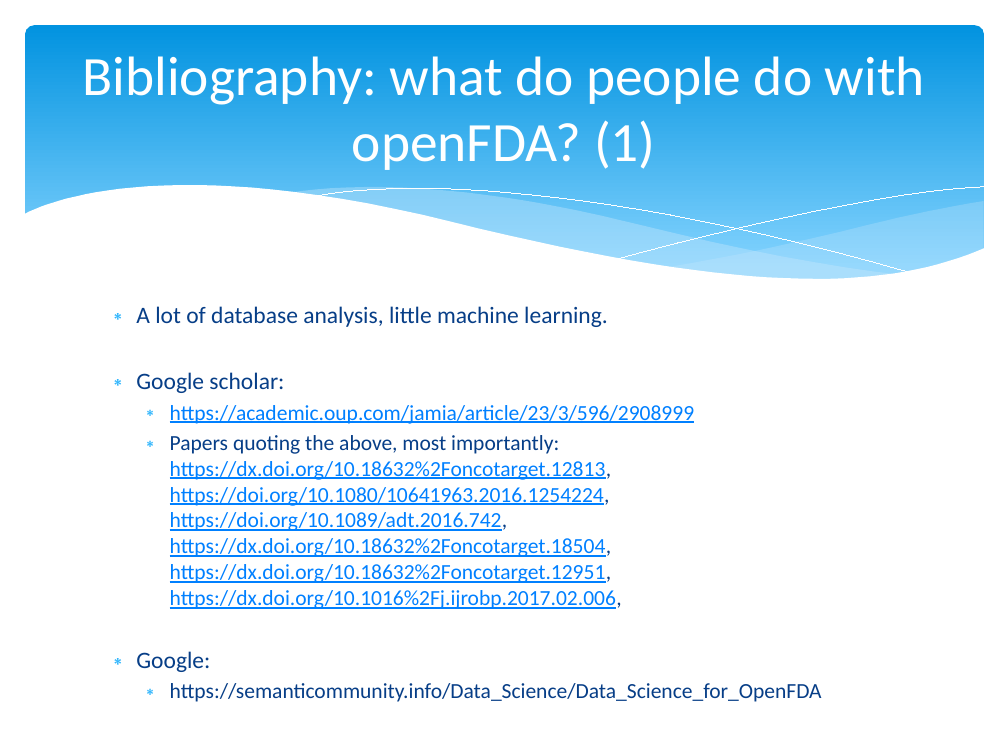
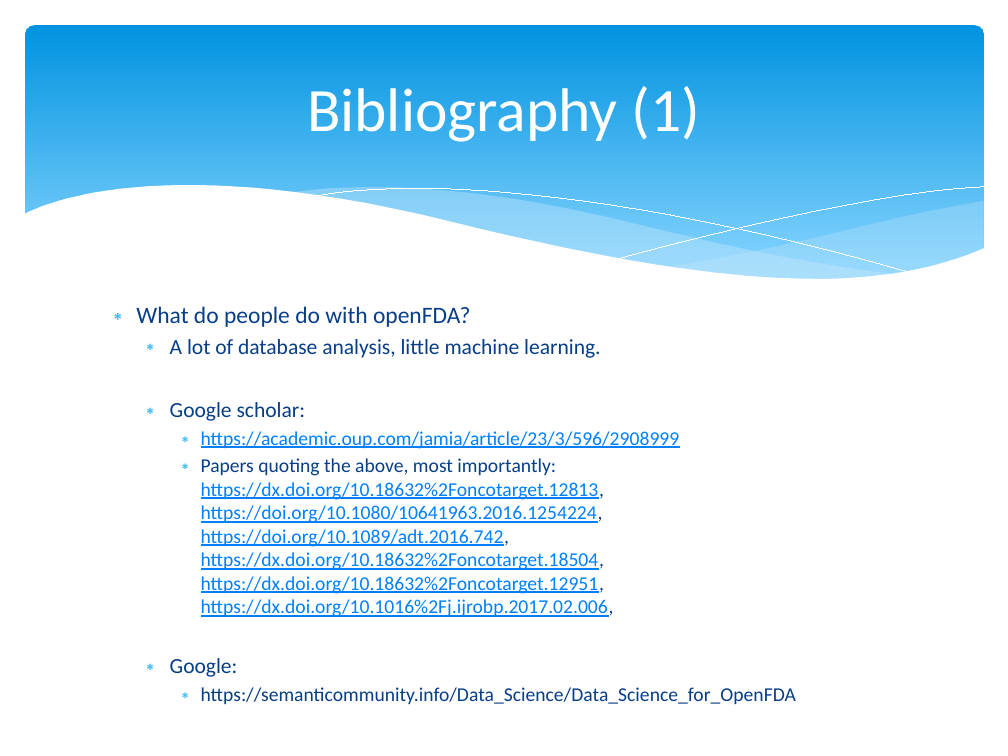
Before and after one commit to agendrin/myProject, a slide deck: slide 35 of 2018_09_10_Presentation.pptx (slide 34 before the commit). Drawn at 1008x756 pixels with LibreOffice and Linux fonts; fonts in the diff are those of the drawing. Boxes give left, top, right and bottom in pixels: in the first picture for what was removed or moved away, otherwise in the second. Text is boxed around its words. In the diff, an @@ line names an element or a change of style, - is before the commit and + after.

```diff
--- a/2018_09_10_Presentation.pptx
+++ b/2018_09_10_Presentation.pptx
@@ title at (307, 86, 701, 142): text changed; size 39.6 to 44 pt @@
-Bibliography: what do people do with openFDA? (1)
+Bibliography (1)
@@ text at (136, 306, 470, 327): paragraph added @@
+∗ What do people do with openFDA?
@@ text at (170, 339, 680, 677): size 16.8 to 15.4 pt in "A lot of database analysis, little machine ...", "Google scholar:", "Google:"; size 15.4 to 14 pt in "https://academic.oup.com/jamia/article/23/3/596/2908999", "Papers quoting the above, most importantly: https://dx.doi.o ...", "https://semanticommunity.info/Data_Science/Data_Science_for_ ..."; list level 1 to 2 in "A lot of database analysis, ..."; list level 1 to 2 in "Google scholar:"; list level 2 to 3 in "https://academic.oup.com/jamia/article/23/3/596/2908999"; list level 2 to 3 in "Papers quoting the above, most ..."; list level 1 to 2 in "Google:"; list level 2 to 3 in "https://semanticommunity.info/Data_Science/Data_Science_for_ ..." @@
```
Also in this commit, not shown: 6 other slides changed, 1 slide added.
